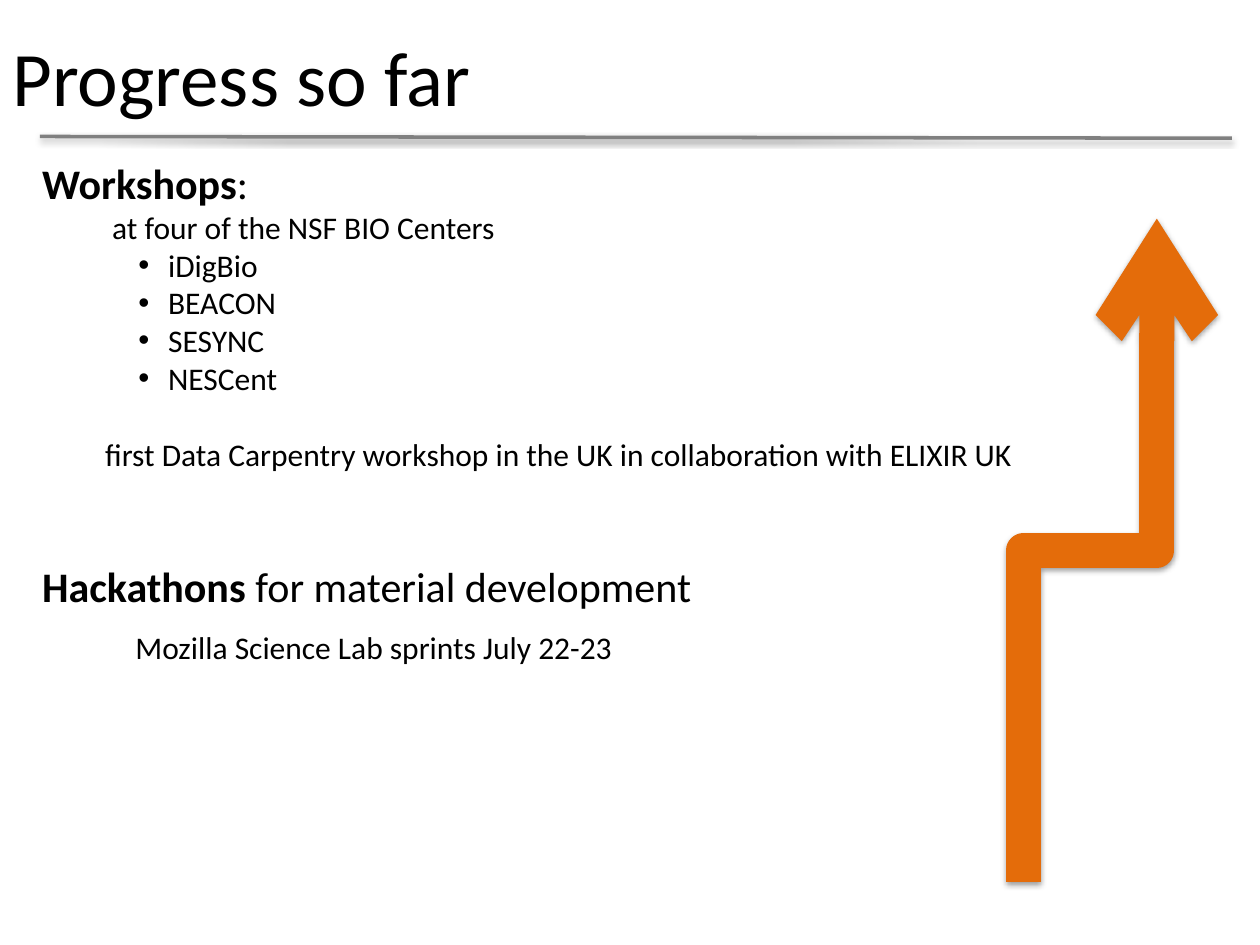
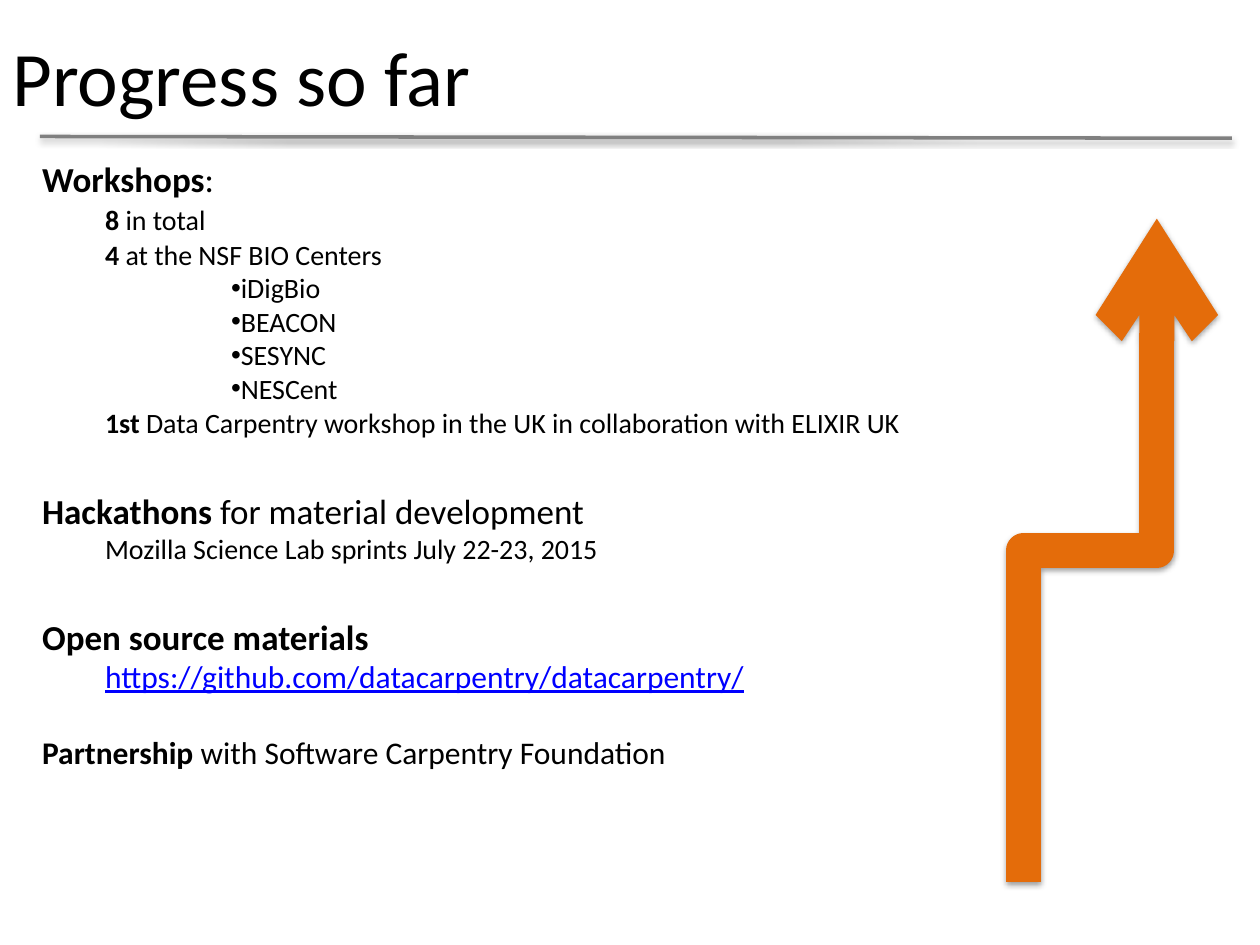
Before and after one commit to datacarpentry/presentations, a slide deck: slide 6 of IDCC2015_Data_Carpentry.pptx. Drawn at 1260x945 pixels with LibreOffice and Linux fonts; fonts in the diff are those of the drawing; background and template pictures are left out. Boxes give left, top, right and bottom in pixels: in the first picture for what was removed or moved away, otherwise in the second. Text is boxed around its words. In the diff, an @@ line names an element or a change of style, - is before the commit and + after.

Commit message:
Updated progress

```diff
--- a/IDCC2015_Data_Carpentry.pptx
+++ b/IDCC2015_Data_Carpentry.pptx
@@ text at bbox=[42, 167, 584, 530]: size 24 to 20 pt in "Workshops:", "Hackathons for material development"; size 18 to 16 pt in "iDigBio", "BEACON", "SESYNC", "NESCent"; indent changed @@
@@ text at bbox=[105, 210, 381, 266]: text changed; size 18 to 16 pt @@
-at four of the NSF BIO Centers
+8 in total
+4 at the NSF BIO Centers
@@ text at bbox=[105, 413, 899, 438]: text changed; size 18 to 16 pt @@
-first Data Carpentry workshop in the UK in collaboration with ELIXIR UK
+1st Data Carpentry workshop in the UK in collaboration with ELIXIR UK
@@ text at bbox=[42, 539, 743, 769]: paragraphs added @@
+Mozilla Science Lab sprints July 22-23, 2015
+Open source materials
+https://github.com/datacarpentry/datacarpentry/
+Partnership with Software Carpentry Foundation
@@ text removed at bbox=[135, 637, 611, 664] @@
-Mozilla Science Lab sprints July 22-23
```
Also in this commit, not shown: 2 other slides changed, 1 slide added.
